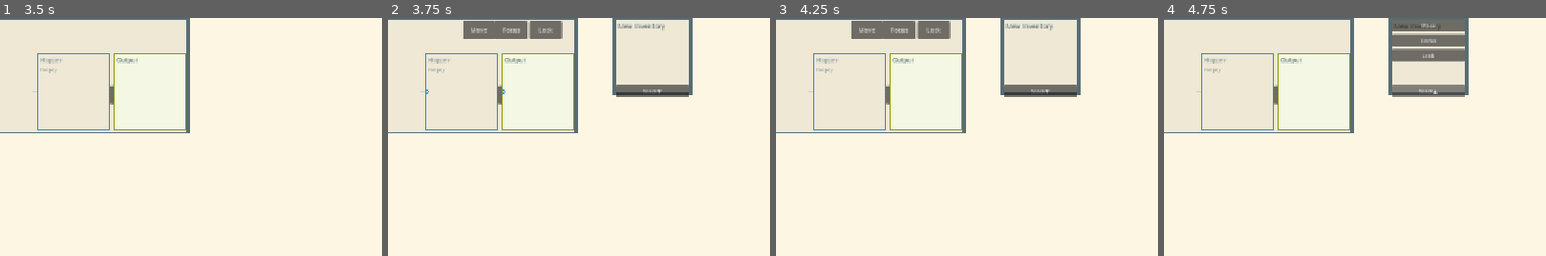
Above: before the commit, frames 1-4 (left to right).
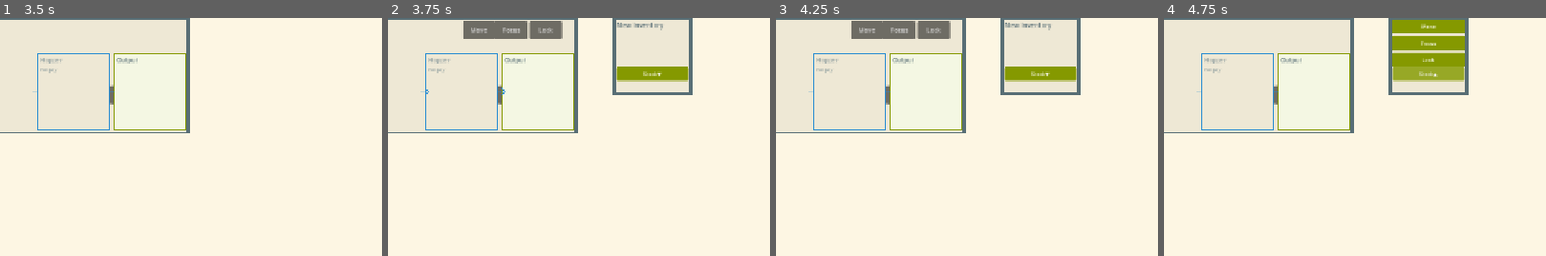
Above: after the commit, the same moments.

Repository: PeqNP/io.bithead.lean
Game: Godot game, scene res://scenes/FactoryFloor/FactoryFloor.tscn
The game is run twice, just before and just after one commit, with the same random seed, the same clock (stepped at 60 frames per second) and the same inputs.
Inputs:
- Up to frame 1 (3.5 s): click "OK" at 0.5 s; click "Create Line" at 1.25 s; click "+" at 2 s; click "OK" at 2.75 s
- Up to frame 2 (3.75 s): click "Create Inventory" at 3.5 s
- Up to frame 3 (4.25 s): no input
- Up to frame 4 (4.75 s): click "Stock ▼" at 4.25 s
The pictures show only the part of the screen within x 15-65%, y 0-50%; the shares and areas given below are measured in that part.

Frame 1 is identical in both runs. In frame 2, 2.4% of the frame differs, in the area x 59-79%, y 2-34%; in frame 3, 2.4%; in frame 4, 5.9%, in the area x 59-79%, y 0-34%.

Commit message:
- Distribution is a label and percentage instead of a line - Intake queue now uses containers - Inventory now uses containers - Buttons are styled to match their accent color

Diff:
--- a/godot/scenes/entities/Hopper.gd
+++ b/godot/scenes/entities/Hopper.gd
@@ -26,6 +26,7 @@
 func _ready() -> void:
 	_start_btn.pressed.connect(_on_start_pressed)
 	_start_btn.hide()
+	Palette.style_button(_start_btn, BORDER_COLOR)
 
 
 func configure(data: Dictionary, card_x: float, card_y: float,
--- a/godot/scenes/entities/IntakeQueue.gd
+++ b/godot/scenes/entities/IntakeQueue.gd
@@ -16,9 +16,10 @@
 var _card_w: float = 0.0
 var _card_h: float = 0.0
 
-@onready var _layout:      VBoxContainer = $Layout
-@onready var _name_label:  Label         = $Layout/Name
-@onready var _cycle_label: Label         = $Layout/CycleTime
+@onready var _layout:       VBoxContainer = $Layout
+@onready var _name_label:   Label         = $Layout/Name
+@onready var _cycle_label:  Label         = $Layout/CycleTime
+@onready var _dist_label:   Label         = $Layout/Distribution
 
 
 ## Place and populate this card.
@@ -42,6 +43,15 @@
 	_cycle_label.add_theme_color_override("font_color", LABEL_COLOR)
 	_cycle_label.add_theme_font_size_override("font_size", SMALL_FONT)
 
+	var ratio: int = int(data.get("mixRatio", 0))
+	if ratio > 0:
+		_dist_label.text = "Distribution: %d%%" % ratio
+		_dist_label.add_theme_color_override("font_color", LABEL_COLOR)
+		_dist_label.add_theme_font_size_override("font_size", SMALL_FONT)
+		_dist_label.show()
+	else:
+		_dist_label.hide()
+
 	queue_redraw()
 
 
@@ -53,11 +63,7 @@
 	draw_rect(Rect2(0, 0, _card_w, _card_h), fill)
 	draw_rect(Rect2(0, 0, _card_w, _card_h), border, false, BORDER_WIDTH)
 
-	# Mix ratio bar at bottom — custom geometry driven by server data.
-	var ratio: int = int(_data.get("mixRatio", 0))
-	if ratio > 0:
-		var bar_w := (_card_w - 8) * ratio / 100.0
-		draw_rect(Rect2(4, _card_h - 6, bar_w, 4), border.lightened(0.3))
+
 
 
 func _parse_color(color_data, key: String, fallback: Color) -> Color:
--- a/godot/scenes/entities/IntakeQueue.tscn
+++ b/godot/scenes/entities/IntakeQueue.tscn
@@ -14,3 +14,7 @@
 
 [node name="CycleTime" type="Label" parent="Layout"]
 clip_text = true
+
+[node name="Distribution" type="Label" parent="Layout"]
+clip_text = true
+visible = false
--- a/godot/scenes/entities/Inventory.gd
+++ b/godot/scenes/entities/Inventory.gd
@@ -40,9 +40,10 @@
 var _stock_panel: Node2D = null
 var _stock_open: bool = false
 
-@onready var _name_label:   Label         = $Name
+@onready var _layout:       VBoxContainer = $Layout
+@onready var _name_label:   Label         = $Layout/Name
 @onready var _health_strip: ColorRect     = $HealthStrip
-@onready var _stock_btn:    Button        = $StockButton
+@onready var _stock_btn:    Button        = $Layout/StockButton
 @onready var _controls:     VBoxContainer = $Controls
 @onready var _move_btn:     Button        = $Controls/MoveButton
 @onready var _focus_btn:    Button        = $Controls/FocusButton
@@ -81,6 +82,11 @@
 	_focus_btn.pressed.connect(_on_focus_pressed)
 	_lock_btn.pressed.connect(_on_lock_pressed)
 
+	Palette.style_button(_stock_btn, Palette.GREEN)
+	Palette.style_button(_move_btn,  Palette.GREEN)
+	Palette.style_button(_focus_btn, Palette.GREEN)
+	Palette.style_button(_lock_btn,  Palette.GREEN)
+
 
 func _input(event: InputEvent) -> void:
 	if event is InputEventMouseMotion:
@@ -99,6 +105,9 @@
 		data.get("gridX", 0) * TILE_SIZE,
 		data.get("gridY", 0) * TILE_SIZE
 	)
+
+	_layout.position = Vector2(4, 4)
+	_layout.size = Vector2(INV_W - 8, INV_H - 8 - 18)
 
 	_name_label.text = str(data.get("name", ""))
 	_name_label.add_theme_color_override("font_color", LABEL_COLOR)
--- a/godot/scenes/entities/Inventory.tscn
+++ b/godot/scenes/entities/Inventory.tscn
@@ -5,12 +5,18 @@
 [node name="Inventory" type="Node2D"]
 script = ExtResource("1_inv")
 
-[node name="Name" type="Label" parent="."]
-offset_left = 6.0
-offset_top = 6.0
-offset_right = 122.0
-offset_bottom = 58.0
+[node name="Layout" type="VBoxContainer" parent="."]
+theme_override_constants/separation = 2
+
+[node name="Name" type="Label" parent="Layout"]
 autowrap_mode = 3
+
+[node name="Spacer" type="Control" parent="Layout"]
+size_flags_vertical = 3
+
+[node name="StockButton" type="Button" parent="Layout"]
+text = "Stock ▼"
+size_flags_horizontal = 3
 
 [node name="HealthStrip" type="ColorRect" parent="."]
 color = Color(0.522, 0.600, 0.000, 1)
@@ -18,13 +24,6 @@
 offset_right = 128.0
 offset_bottom = 128.0
 visible = false
-
-[node name="StockButton" type="Button" parent="."]
-offset_left = 2.0
-offset_top = 113.0
-offset_right = 126.0
-offset_bottom = 126.0
-text = "Stock ▼"
 
 [node name="Controls" type="VBoxContainer" parent="."]
 offset_left = 2.0
--- a/godot/scenes/entities/Station.gd
+++ b/godot/scenes/entities/Station.gd
@@ -61,6 +61,9 @@
 	_wu_btn.text = "WUs (%d)" % wu_count
 	_wu_btn.add_theme_font_size_override("font_size", SMALL_FONT)
 	_ops_btn.add_theme_font_size_override("font_size", SMALL_FONT)
+	var accent := _parse_color(data.get("color", null), "border", BORDER_COLOR)
+	Palette.style_button(_wu_btn, accent)
+	Palette.style_button(_ops_btn, accent)
 
 	queue_redraw()
 
--- a/godot/scripts/Palette.gd
+++ b/godot/scripts/Palette.gd
@@ -78,3 +78,26 @@
 const VIOLET_BELT  := Color(0.424, 0.443, 0.769, 0.90)   # Station ↔ Line
 const CYAN_BELT    := Color(0.165, 0.631, 0.596, 0.90)   # Station → IntakeQueue
 const BLUE_BELT    := Color(0.149, 0.545, 0.824, 0.80)   # Chevron belt default
+
+# ---------------------------------------------------------------------------
+# Button styling utility
+# ---------------------------------------------------------------------------
+
+## Apply a flat accent-colored style to a Button node.
+## Produces a compact square-ish button with white text.
+## Call from configure() so the accent color is applied for every data update.
+static func style_button(btn: Button, accent: Color) -> void:
+	var make_sb := func(c: Color) -> StyleBoxFlat:
+		var sb := StyleBoxFlat.new()
+		sb.bg_color = c
+		sb.set_corner_radius_all(3)
+		sb.content_margin_left   = 4.0
+		sb.content_margin_right  = 4.0
+		sb.content_margin_top    = 4.0
+		sb.content_margin_bottom = 4.0
+		return sb
+	btn.add_theme_stylebox_override("normal",  make_sb.call(accent))
+	btn.add_theme_stylebox_override("hover",   make_sb.call(accent.lightened(0.15)))
+	btn.add_theme_stylebox_override("pressed", make_sb.call(accent.darkened(0.15)))
+	btn.add_theme_color_override("font_color", Color.WHITE)
+	btn.custom_minimum_size = Vector2(0.0, 24.0)
